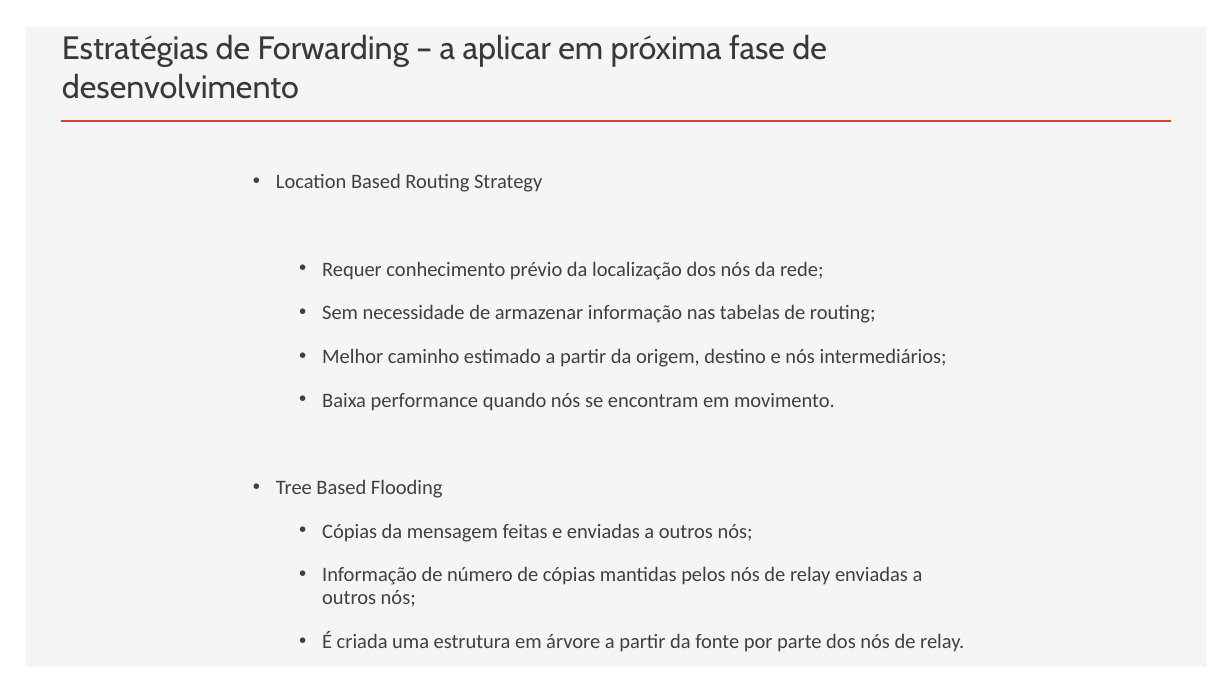
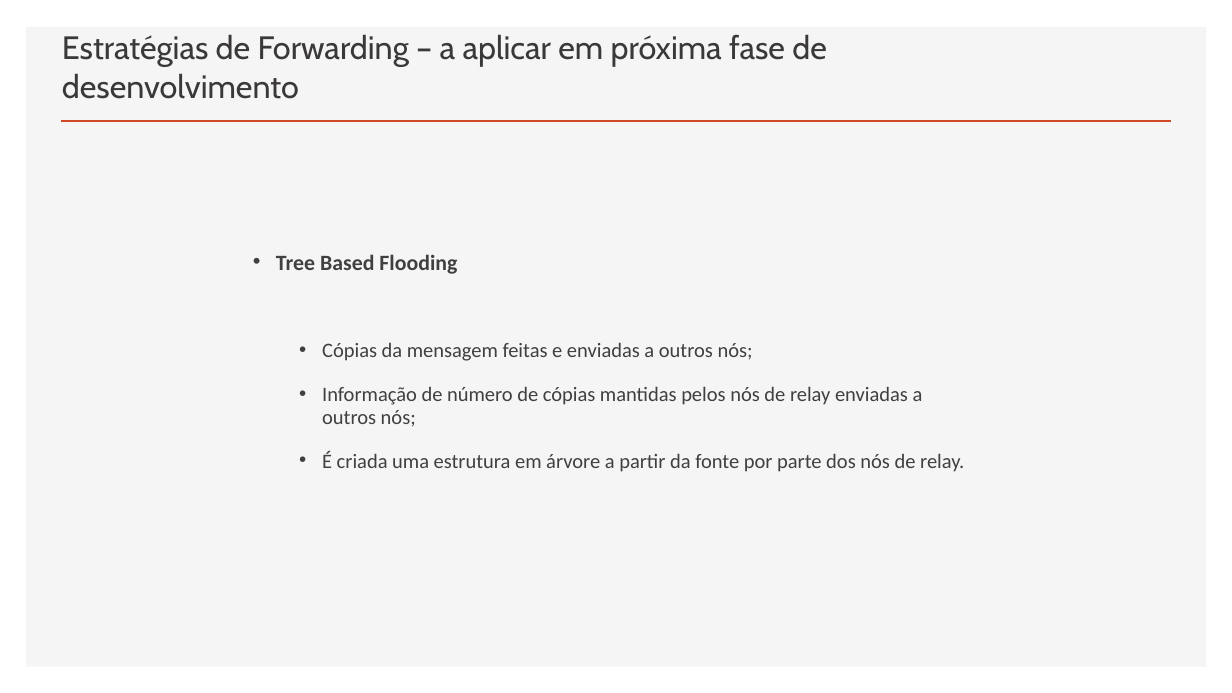
Before and after one commit to BOTyuri71/NPR-Practical-Work, a slide deck: slide 8 of Novos Paradigmas de Rede.pptx. Drawn at 1232x693 pixels with LibreOffice and Linux fonts; fonts in the diff are those of the drawing. Boxes give left, top, right and bottom in pixels: in the first picture for what was removed or moved away, otherwise in the second. Text is boxed around its words. In the diff, an @@ line names an element or a change of style, - is before the commit and + after.

```diff
--- a/Novos Paradigmas de Rede.pptx
+++ b/Novos Paradigmas de Rede.pptx
@@ text at (276,173,947,411): paragraphs removed @@
-• Location Based Routing Strategy
-  • Requer conhecimento prévio da localização dos nós da rede;
-  • Sem necessidade de armazenar informação nas tabelas de routing;
-  • Melhor caminho estimado a partir da origem, destino e nós intermediários;
-  • Baixa performance quando nós se encontram em movimento.
@@ text "Tree Based Flooding": place and size @@
-text "Tree Based Flooding" at (276,173,964,652)
+text "Tree Based Flooding" at (276,254,964,472)
@@ text at (276,254,457,274): size 16 to 17 pt, bold on in "Tree Based Flooding" @@
```
Also in this commit, not shown: 2 other slides changed.
